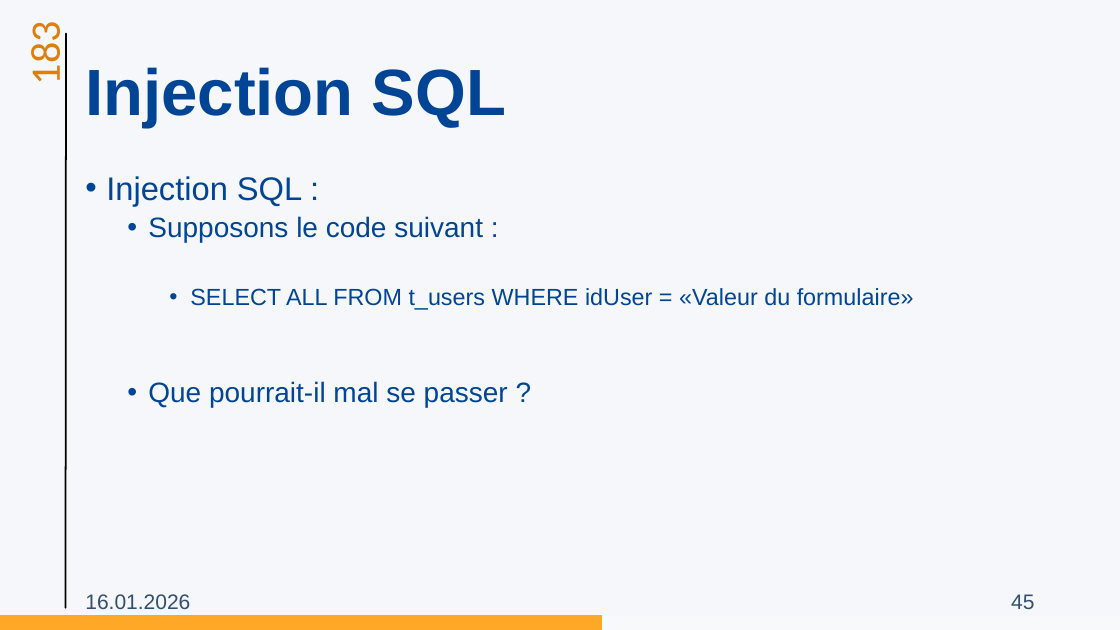
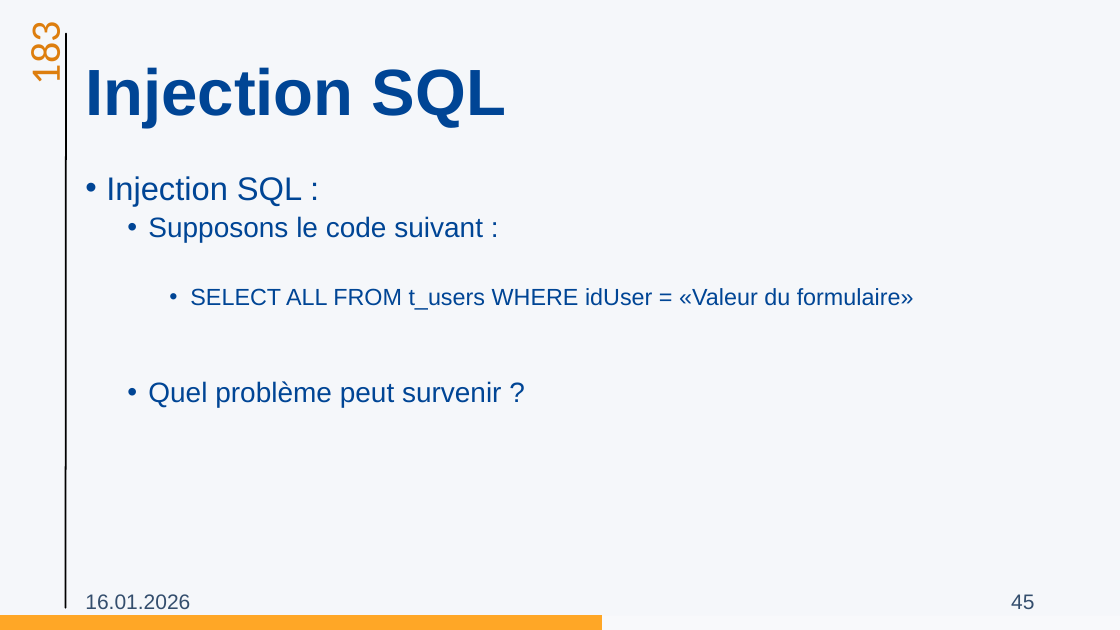
Before and after one commit to ETML-INF/183-SecuriteApplication, a slide deck: slide 45 of supports/01-Owasp.pptx. Drawn at 1120x630 pixels with LibreOffice and Linux fonts; fonts in the diff are those of the drawing; background and template pictures are left out. Boxes give left, top, right and bottom in pixels: in the first picture for what was removed or moved away, otherwise in the second. Text is boxed around its words. In the diff, an @@ line names an element or a change of style, - is before the commit and + after.

```diff
--- a/supports/01-Owasp.pptx
+++ b/supports/01-Owasp.pptx
@@ text at (148, 381, 502, 407): text changed @@
-  • Que pourrait-il mal se passer ?
+  • Quel problème peut survenir ?
```
Also in this commit, not shown: 6 other slides changed.
